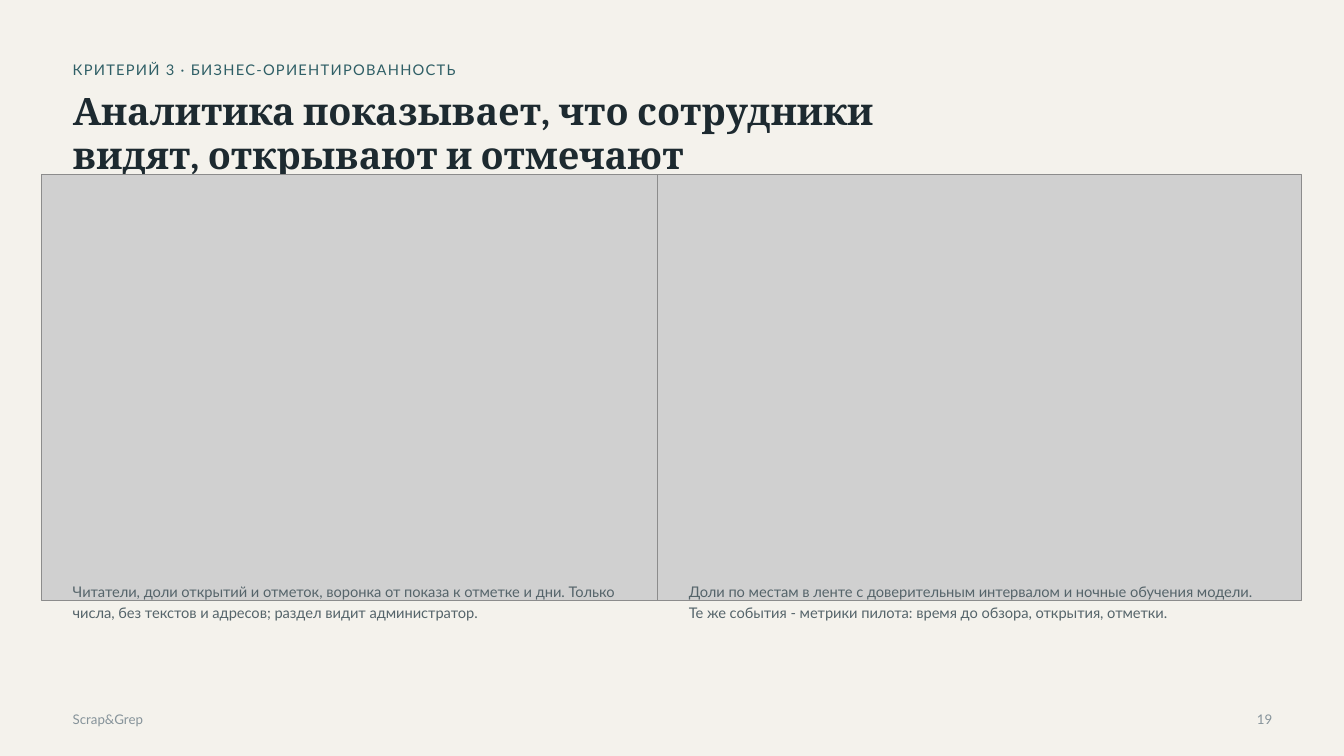
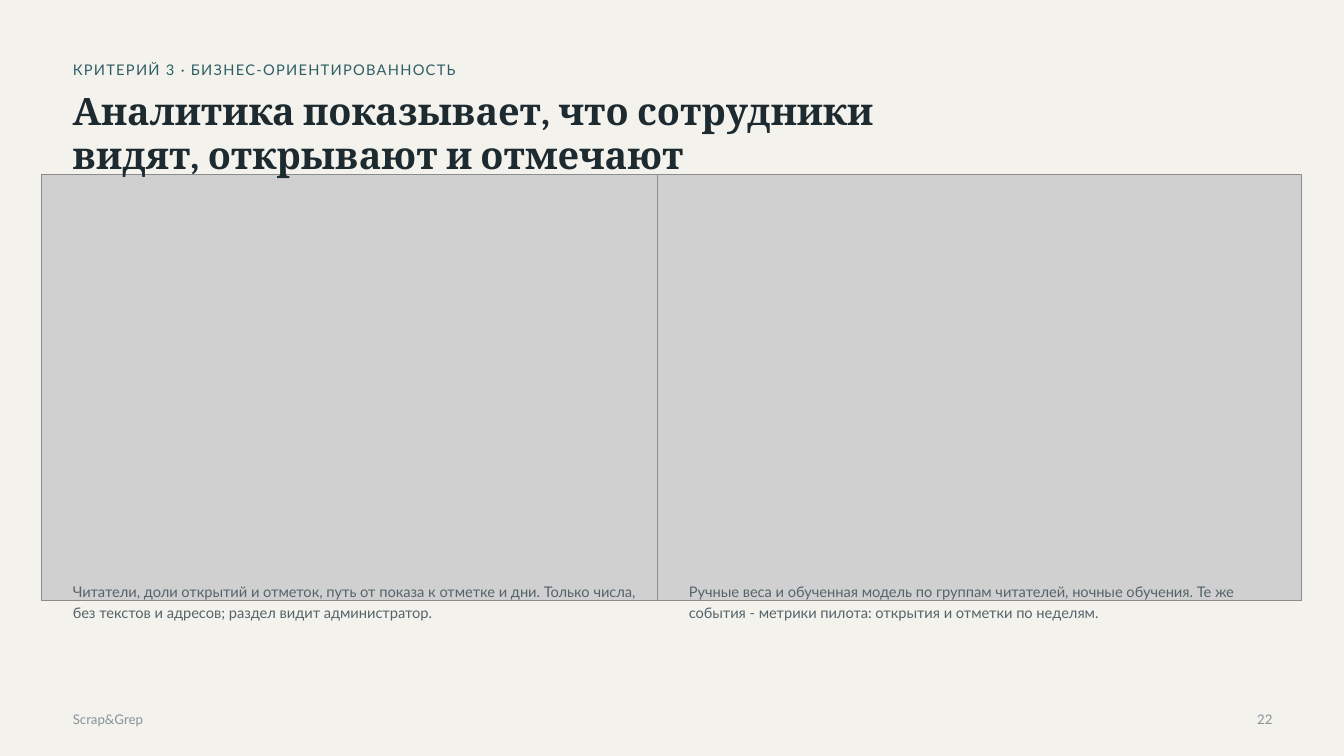
Before and after one commit to verikirill/scrap-and-grep, a slide deck: slide 22 of docs/presentation/scrapgrep.pptx (slide 19 before the commit). Drawn at 1344x756 pixels with LibreOffice and Linux fonts; fonts in the diff are those of the drawing; grey boxes stand for pictures. Boxes give left, top, right and bottom in pixels: in the first picture for what was removed or moved away, otherwise in the second. Text is boxed around its words. In the diff, an @@ line names an element or a change of style, - is before the commit and + after.

```diff
--- a/docs/presentation/scrapgrep.pptx
+++ b/docs/presentation/scrapgrep.pptx
@@ text at [73, 586, 636, 621]: text changed @@
-Читатели, доли открытий и отметок, воронка от показа к отметке и дни. Только числа, без текстов и адресов; раздел видит администратор.
+Читатели, доли открытий и отметок, путь от показа к отметке и дни. Только числа, без текстов и адресов; раздел видит администратор.
@@ text at [689, 586, 1234, 621]: text changed @@
-Доли по местам в ленте с доверительным интервалом и ночные обучения модели. Те же события - метрики пилота: время до обзора, открытия, отметки.
+Ручные веса и обученная модель по группам читателей, ночные обучения. Те же события - метрики пилота: открытия и отметки по неделям.
@@ page number removed at [1257, 714, 1272, 724] @@
-19
@@ text added at [1257, 714, 1272, 724], 9.5 pt, text #86939A @@
+22
```
Also in this commit, not shown: 17 other slides changed, 6 slides added, 4 slides removed, 1 other file.
